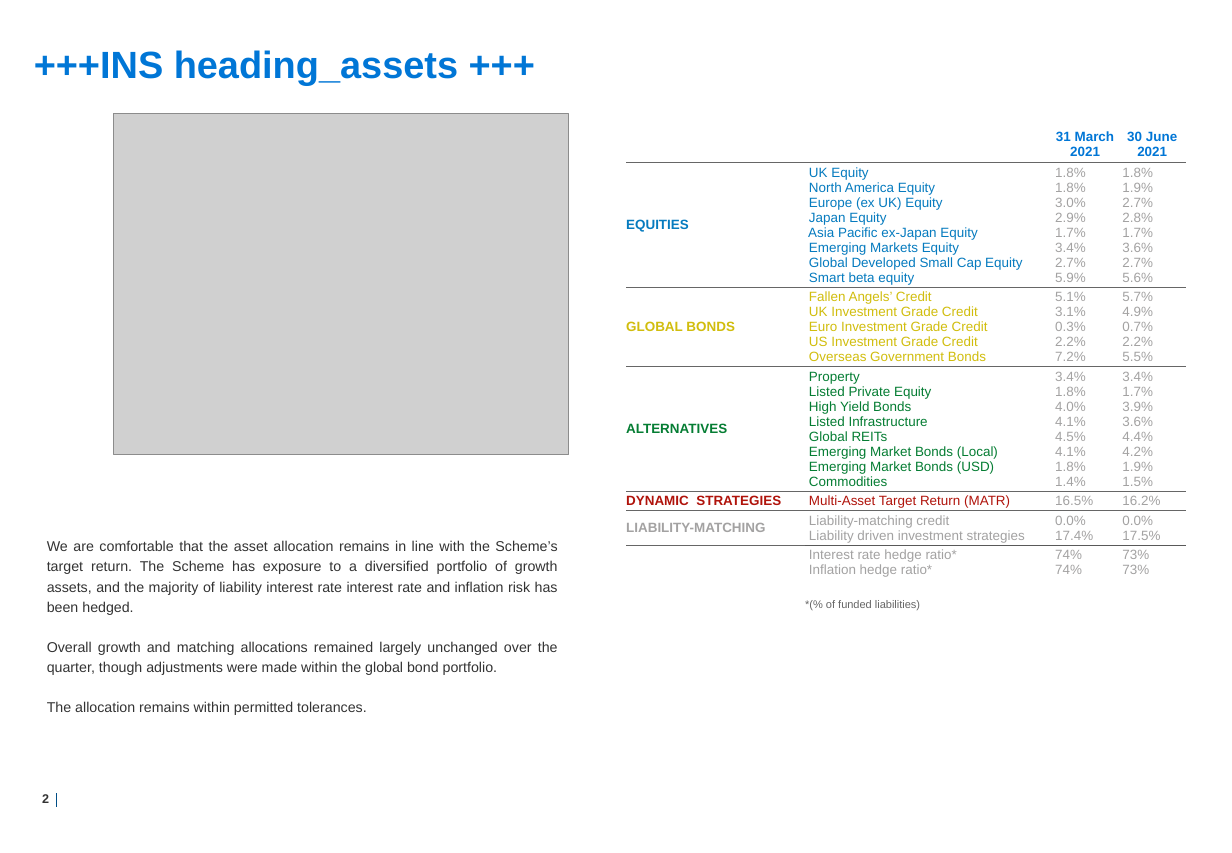
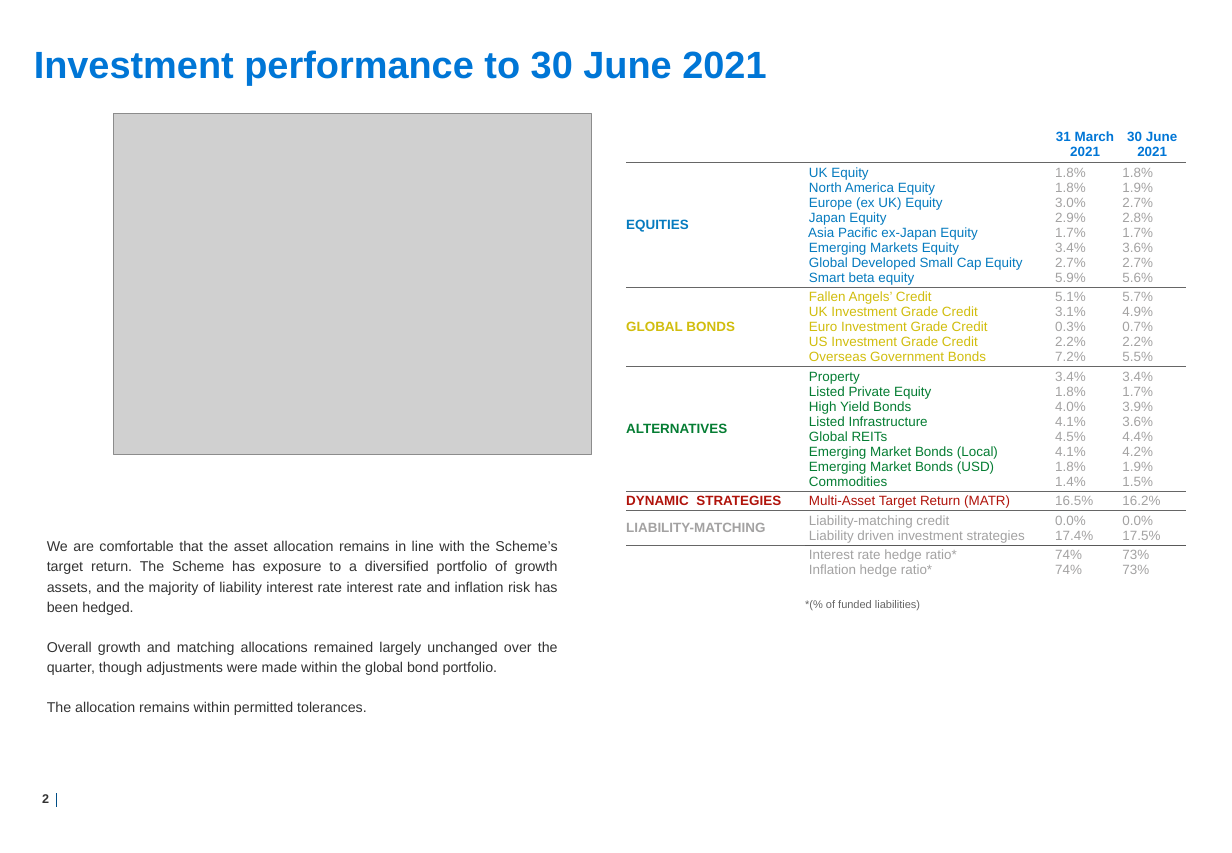
Before and after one commit to GayashanSameera/PythonPPTXGen, a slide deck: slide 3 of output.pptx. Drawn at 1232x853 pixels with LibreOffice and Linux fonts; fonts in the diff are those of the drawing; grey boxes stand for pictures; background and template pictures are left out. Boxes give left, top, right and bottom in pixels: in the first picture for what was removed or moved away, otherwise in the second. Text is boxed around its words. In the diff, an @@ line names an element or a change of style, - is before the commit and + after.

```diff
--- a/output.pptx
+++ b/output.pptx
@@ title removed at [34,50,458,85] @@
-+++INS heading_assets +++
@@ title added at [34,50,766,85], 24 pt, text #0076D6, bold @@
+Investment performance to 30 June 2021
@@ picture: place and size @@
-picture at [114,114,569,455]
+picture at [114,114,592,455]
```
Also in this commit, not shown: 1 other slide changed, 5 other files.
